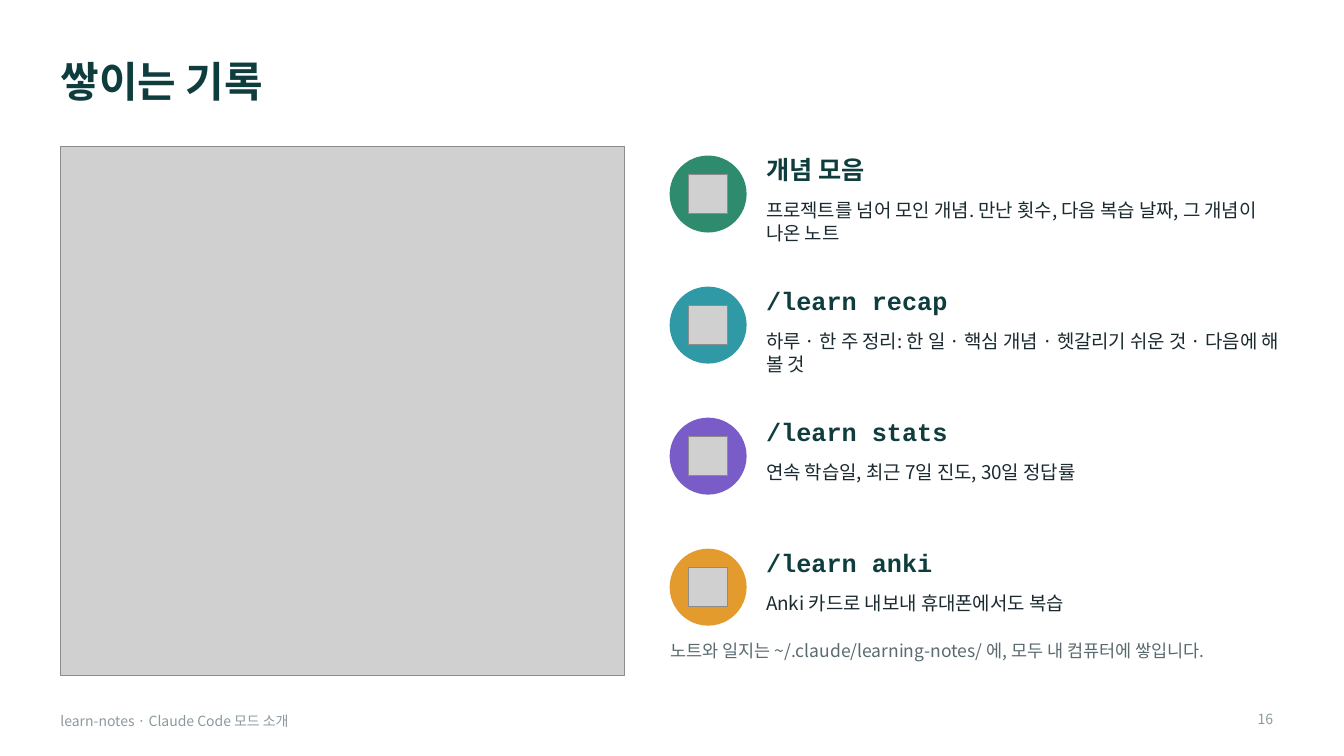
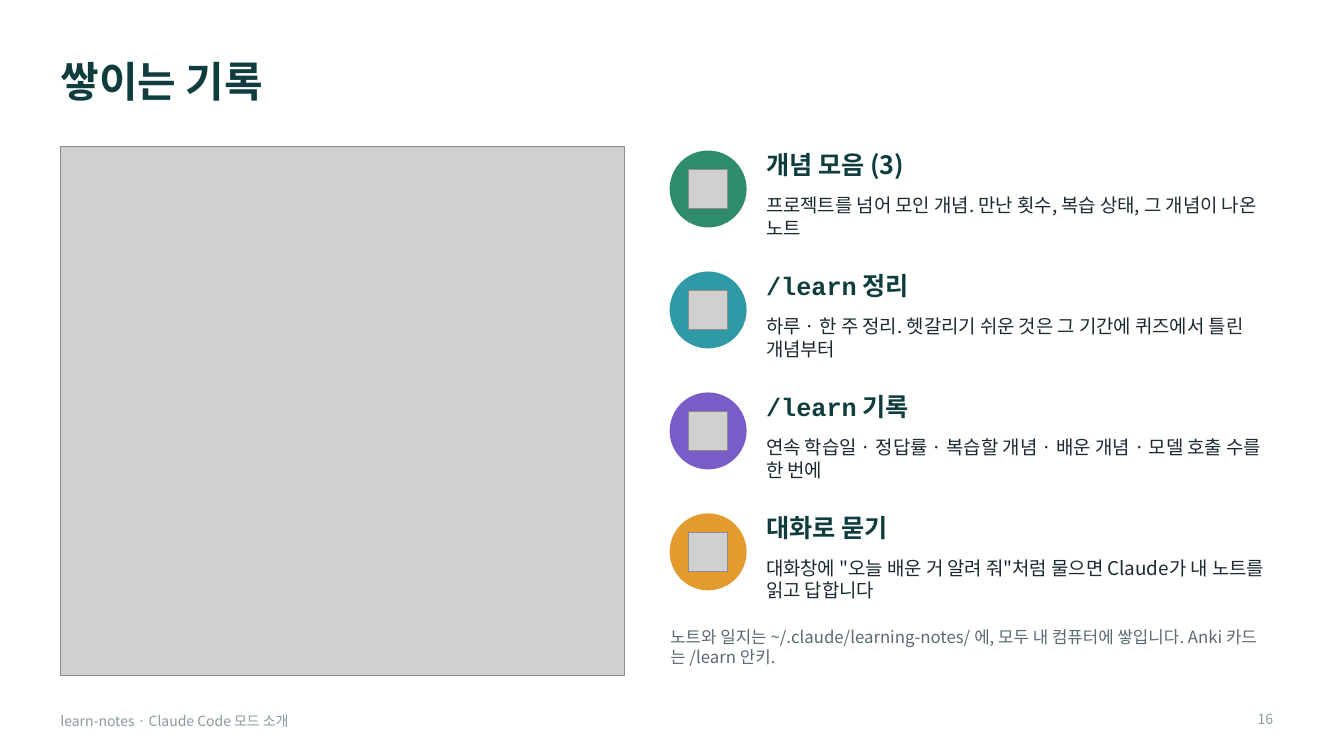
Before and after one commit to Owen-YC/learn-notes, a slide deck: slide 16 of docs/team/learn-notes-intro.pptx. Drawn at 1344x756 pixels with LibreOffice and Linux fonts; fonts in the diff are those of the drawing; grey boxes stand for pictures. Boxes give left, top, right and bottom in pixels: in the first picture for what was removed or moved away, otherwise in the second. Text is boxed around its words. In the diff, an @@ line names an element or a change of style, - is before the commit and + after.

```diff
--- a/docs/team/learn-notes-intro.pptx
+++ b/docs/team/learn-notes-intro.pptx
@@ ellipse: place and size @@
-ellipse at (670,156,746,232)
+ellipse at (670,151,746,227)
@@ picture: place and size @@
-picture at (689,174,728,214)
+picture at (689,169,728,209)
@@ text at (766,153,904,179): text changed @@
-개념 모음
+개념 모음 (3)
@@ text at (766,196,1257,235): text changed @@
-프로젝트를 넘어 모인 개념. 만난 횟수, 다음 복습 날짜, 그 개념이 나온 노트
+프로젝트를 넘어 모인 개념. 만난 횟수, 복습 상태, 그 개념이 나온 노트
@@ ellipse: place and size @@
-ellipse at (670,287,746,363)
+ellipse at (670,272,746,348)
@@ picture: place and size @@
-picture at (689,306,728,345)
+picture at (689,290,728,330)
@@ text at (766,274,908,298): text changed @@
-/learn recap
+/learn 정리
@@ text at (766,317,1244,358): text changed @@
-하루 · 한 주 정리: 한 일 · 핵심 개념 · 헷갈리기 쉬운 것 · 다음에 해 볼 것
+하루 · 한 주 정리. 헷갈리기 쉬운 것은 그 기간에 퀴즈에서 틀린 개념부터
@@ ellipse: place and size @@
-ellipse at (670,418,746,494)
+ellipse at (670,393,746,469)
@@ picture: place and size @@
-picture at (689,437,728,476)
+picture at (689,411,728,451)
@@ text at (766,395,908,419): text changed @@
-/learn stats
+/learn 기록
@@ text at (766,438,1261,479): text changed @@
-연속 학습일, 최근 7일 진도, 30일 정답률
+연속 학습일 · 정답률 · 복습할 개념 · 배운 개념 · 모델 호출 수를 한 번에
@@ ellipse: place and size @@
-ellipse at (670,549,746,625)
+ellipse at (670,514,746,590)
@@ picture added at (689,532,728,572) @@
@@ text at (766,516,887,540): text changed; font Courier New to Noto Sans CJK KR @@
-/learn anki
+대화로 묻기
@@ picture removed at (689,568,728,607) @@
@@ text at (766,559,1264,599): text changed @@
-Anki 카드로 내보내 휴대폰에서도 복습
+대화창에 "오늘 배운 거 알려 줘"처럼 물으면 Claude가 내 노트를 읽고 답합니다
@@ text at (670,629,1257,666): text changed; size 12.5 to 12 pt @@
-노트와 일지는 ~/.claude/learning-notes/ 에, 모두 내 컴퓨터에 쌓입니다.
+노트와 일지는 ~/.claude/learning-notes/ 에, 모두 내 컴퓨터에 쌓입니다. Anki 카드는 /learn 안키.
```
Also in this commit, not shown: 12 other slides changed, 2 slides added, 1 slide removed, 13 other files.
